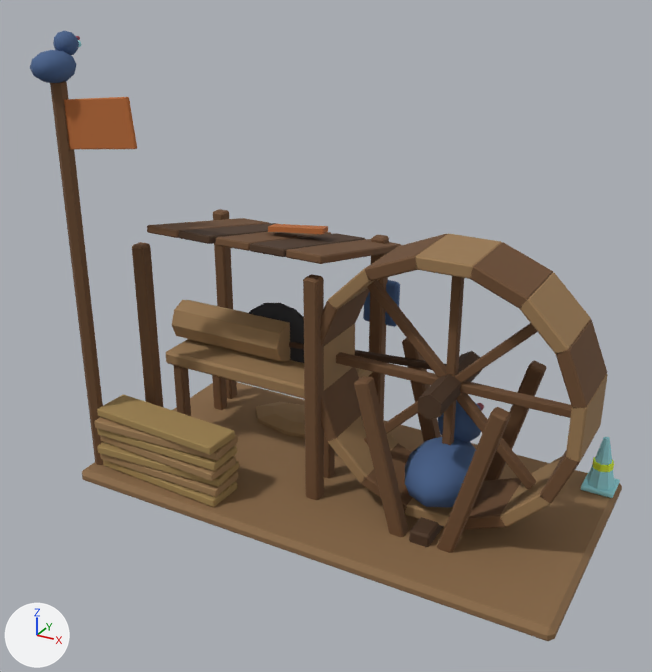
An edit to the FBX model client/CultOfComfort.Unity/Assets/Resources/Art/Models/woodcutter_l3.fbx, drawn before and after from the same camera.
Before and after are seen from a 50 mm camera at (1.49, -2.9, 2.13) aimed at (-0.05, -0.11, 0.73). Every picture has the same lights, and +X, +Y and +Z are marked at lower left. The picture after the commit comes second. Where no turn or scale is listed for an object, it has been applied to the vertices. Vertices at exactly the same position are counted once.

The first picture shows 'Building'.
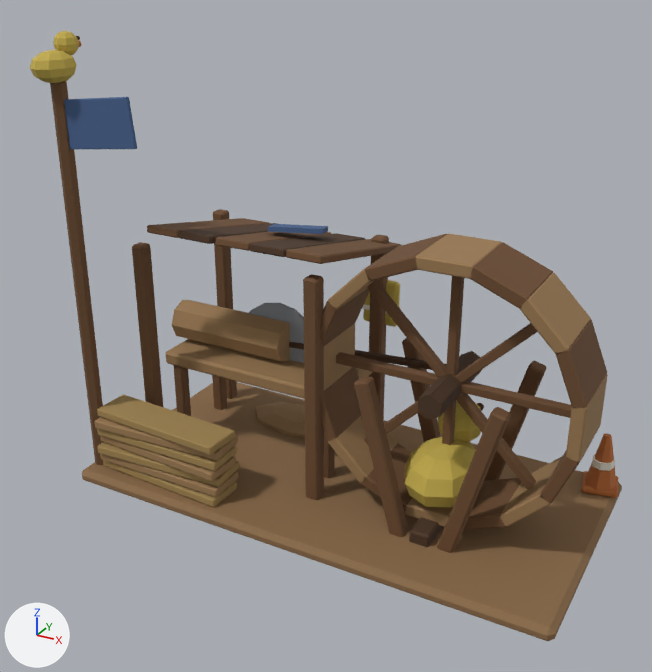
Pixel boxes [x1, y1, x2, y2] of what changed, in the pictures (652 x 672 px; the box of a moved part takes in the faces that stretch with it):
part 1 of me_building, added
    after: [362, 304, 401, 314]
part 2 of me_building, moved or reshaped
    before: [580, 437, 620, 498]
    after: [582, 433, 618, 498]
part 3 of me_building, surface changed
    both: [30, 31, 622, 511]

Diff of the bpy script that builds the scene:
```diff
--- a/client/CultOfComfort.Unity/Assets/Resources/Art/Models/woodcutter_l3.fbx.py
+++ b/client/CultOfComfort.Unity/Assets/Resources/Art/Models/woodcutter_l3.fbx.py
@@ me_building @@
 # used by ob_building; location = (0.0, 0.0, 0.0)
-me_building.from_pydata(...)  # 1766 vertices, 1868 faces; spans x -1.05..1.02, y -0.53..0.52, z -0.01..1.83
+me_building.from_pydata(...)  # 1786 vertices, 1892 faces; spans x -1.05..1.03, y -0.53..0.52, z -0.01..1.83
+# me_building part 1: the loose piece of 24 vertices spanning x -0.13..0.03, y 0.37..0.41, z 0.6..0.8 is copied, and the copy is scaled about its middle by (1.13, 1.3, 0.113), then moved by (0.0, 0.0, -0.03); it spans x -0.13..0.04, y 0.37..0.41, z 0.66..0.68
+# me_building part 2
+# 7 vertices are removed from x 0.92..0.99, y 0.38..0.46, z 0.07..0.29
+# 14 faces are deleted
+# 3 vertices in x 1.01..1.02, y 0.48, z 0.06..0.08 move by (-0.01, 0.02, 0.0)
+# 3 vertices in x 1.01..1.02, y 0.48, z 0.06..0.08 move by (-0.01, 0.02, 0.01)
+# 3 vertices in x 1.01, y 0.35..0.36, z 0.06..0.08 move by (0.02, 0.01, 0.0)
+# 3 vertices in x 1.01, y 0.35..0.36, z 0.06..0.08 move by (0.02, 0.01, 0.01)
+# 3 vertices in x 0.89..0.94, y 0.41..0.43, z 0.07..0.29 move by (0.0, 0.01, 0.01)
+# 34 vertices move from x 0.89..1.01, y 0.35..0.48, z 0.06..0.29 to x 0.87..1.01, y 0.34..0.48, z 0.06..0.3
+# 3 vertices are added at (0.95, 0.37, 0.17), (0.95, 0.37, 0.2), (0.93, 0.45, 0.16)
+# 12 new faces join them
+# me_building part 3: 1854 kept faces spanning x -1.05..1.03, y -0.53..0.52, z -0.01..1.83 get new texture (UV) coordinates
 me_building.materials.append(mat_palette)
```
